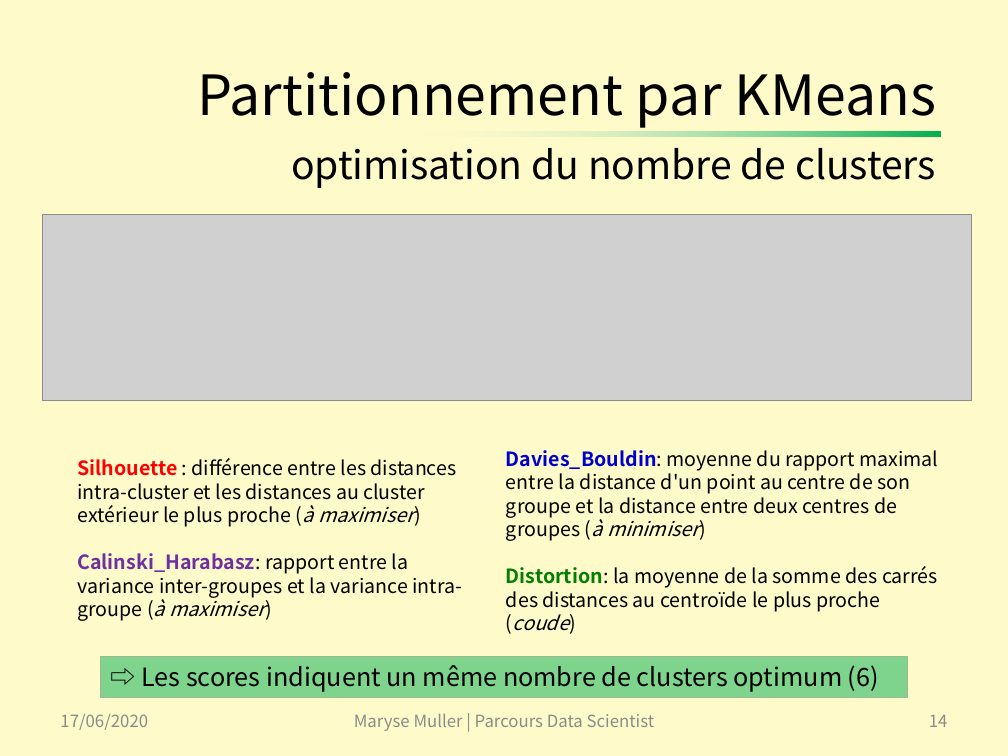
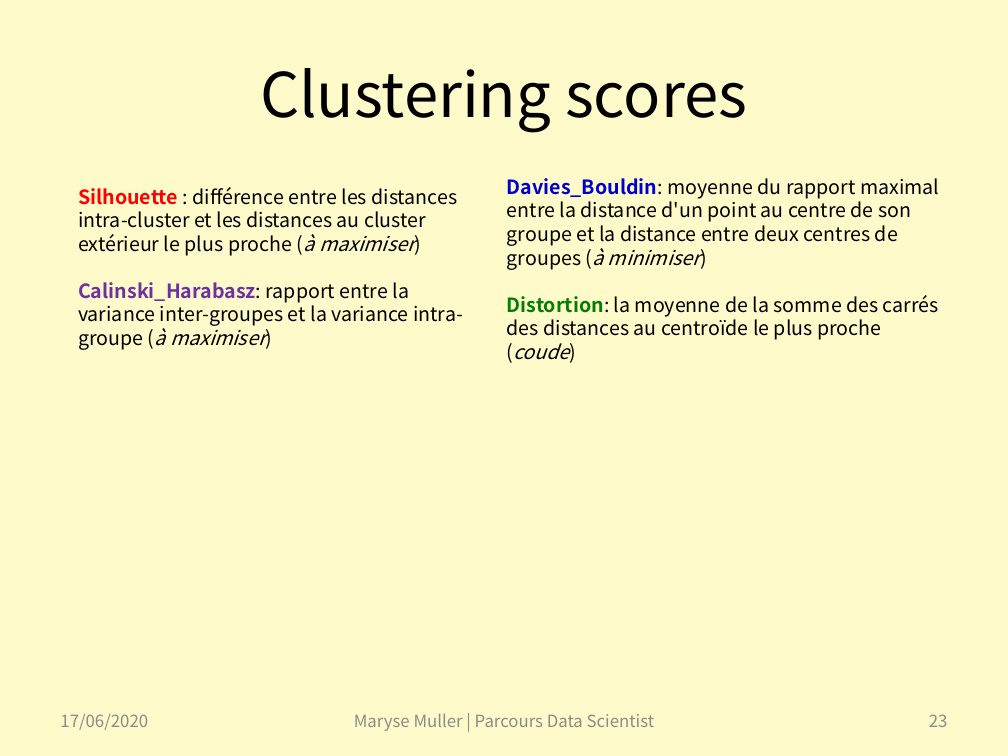
Before and after one commit to SmellyArmure/OC_DS_Project6, a slide deck: slide 23 of PRESENTATION/Projet6.pptx (slide 14 before the commit). Drawn at 1008x756 pixels with LibreOffice and Linux fonts; fonts in the diff are those of the drawing; grey boxes stand for pictures. Boxes give left, top, right and bottom in pixels: in the first picture for what was removed or moved away, otherwise in the second. Text is boxed around its words. In the diff, an @@ line names an element or a change of style, - is before the commit and + after.

Commit message:
P6_Cleaning_NLP : avancé dans la mise en page et ajout de commentaires | P6_Cleaning_PICT : optimisation des BoVW  (best ARI : 0.08) finie et optimisation des features extraites en Transfer learning finie (best ARI : 0.56)  | P6_Merging_NLP_PICT : vote entre les meilleurs labels PICT et NLP (pas d'amélioration du score) fini, et clustering sur les meilleurs features fini (best ARI : 0.72) | Présentation : problématique, données et démarche (en cours)

```diff
--- a/PRESENTATION/Projet6.pptx
+++ b/PRESENTATION/Projet6.pptx
@@ title removed at [197, 72, 936, 188] @@
-Partitionnement par KMeans
-optimisation du nombre de clusters
@@ title added at [260, 68, 747, 133], 44 pt, text #000000 @@
+Clustering scores
@@ rectangle removed at [421, 132, 940, 137] @@
@@ text "Silhouette : différence entre les ...": place and size @@
-text "Silhouette : différence entre les ..." at [77, 458, 462, 621]
+text "Silhouette : différence entre les ..." at [78, 187, 463, 350]
@@ text "Davies_Bouldin: moyenne du rapport maximal ...": place and size @@
-text "Davies_Bouldin: moyenne du rapport maximal ..." at [506, 450, 938, 631]
+text "Davies_Bouldin: moyenne du rapport maximal ..." at [507, 178, 939, 360]
@@ picture removed at [42, 215, 971, 401] @@
@@ rectangle removed at [101, 657, 907, 698] @@
-⇨ Les scores indiquent un même nombre de clusters optimum (6)
@@ page number at [929, 714, 948, 727]: text changed @@
-14
+23
```
Also in this commit, not shown: 7 other slides changed, 11 slides added, 18 slides removed, 7 other files.
